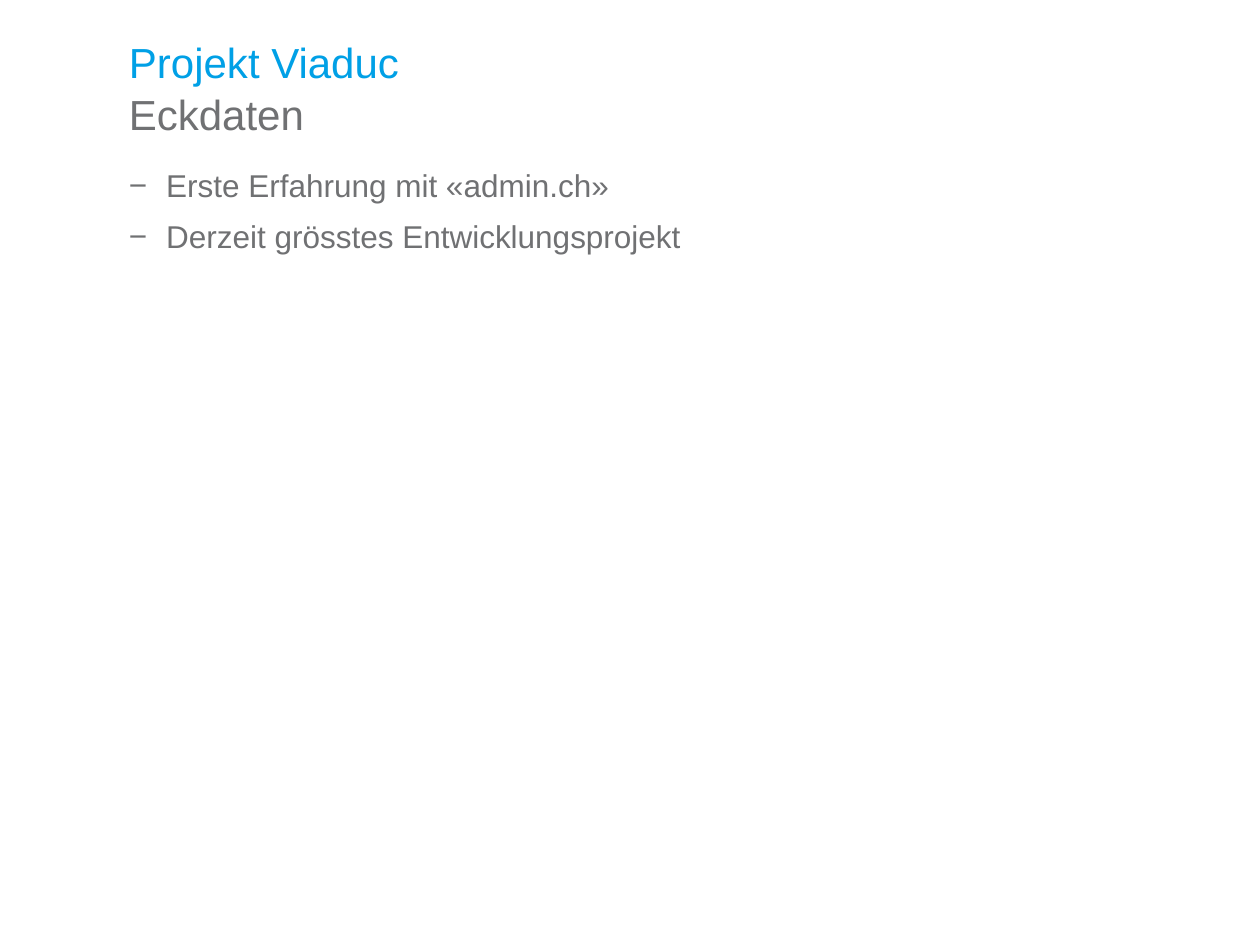
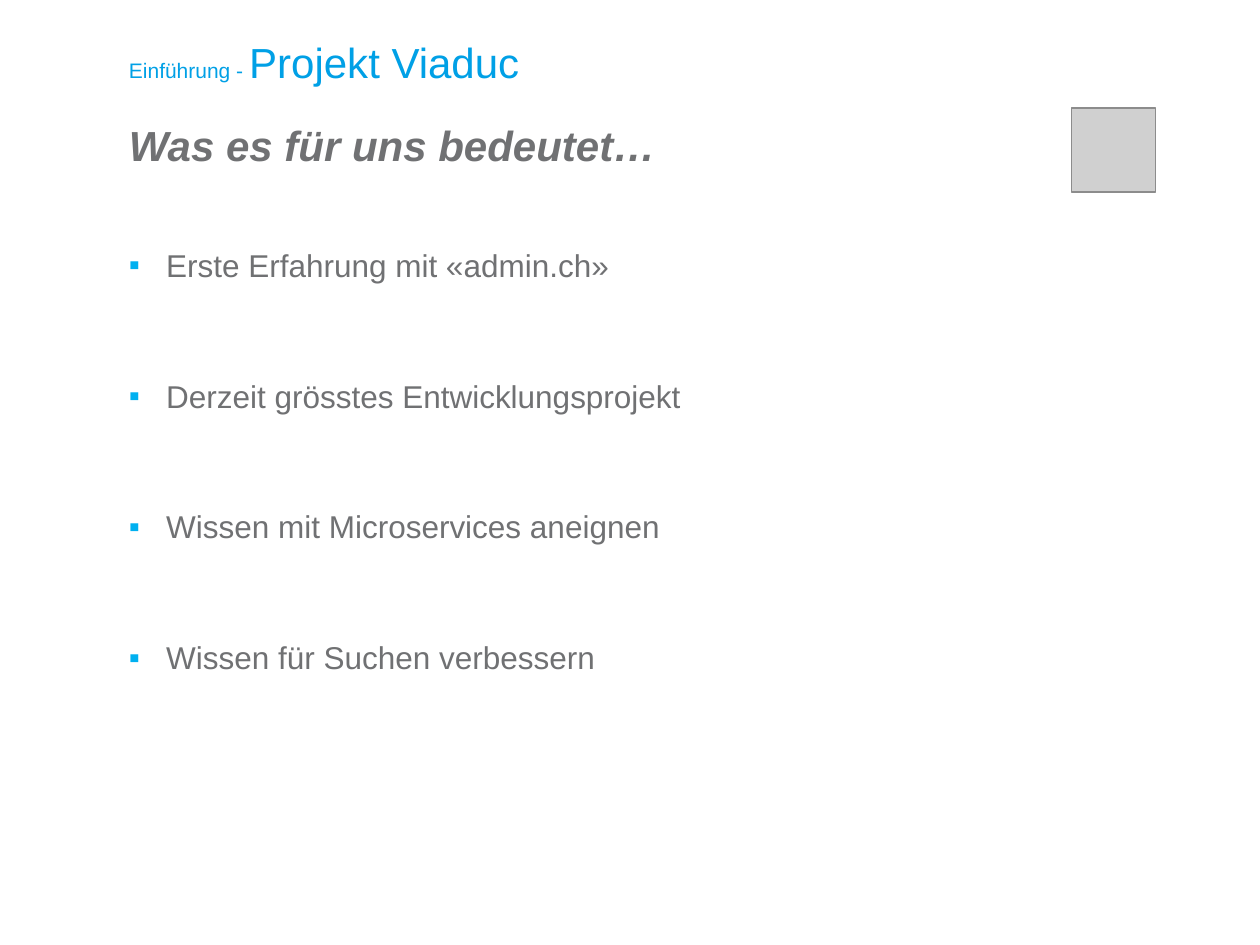
Before and after one commit to kre-cmi/IPA-KRE, a slide deck: slide 5 of doc/Zentralisierte Parameterverwaltung Präsentation.pptx. Drawn at 1260x945 pixels with LibreOffice and Linux fonts; fonts in the diff are those of the drawing; grey boxes stand for pictures; background and template pictures are left out. Boxes give left, top, right and bottom in pixels: in the first picture for what was removed or moved away, otherwise in the second. Text is boxed around its words. In the diff, an @@ line names an element or a change of style, - is before the commit and + after.

```diff
--- a/doc/Zentralisierte Parameterverwaltung Präsentation.pptx
+++ b/doc/Zentralisierte Parameterverwaltung Präsentation.pptx
@@ title at [129,47,520,86]: text changed @@
-Projekt Viaduc
+Einführung - Projekt Viaduc
@@ picture added at [1072,108,1157,193] @@
@@ text at [129,130,655,162]: text changed; bold on; italic on @@
-Eckdaten
+Was es für uns bedeutet…
@@ text at [166,254,680,414]: bullet − to ▪; line spacing 0.9 to 3 @@
@@ text at [166,515,660,670]: paragraphs added @@
+▪ Wissen mit Microservices aneignen
+▪ Wissen für Suchen verbessern
```
Also in this commit, not shown: 14 other slides changed, 10 slides added, 3 slides removed.
